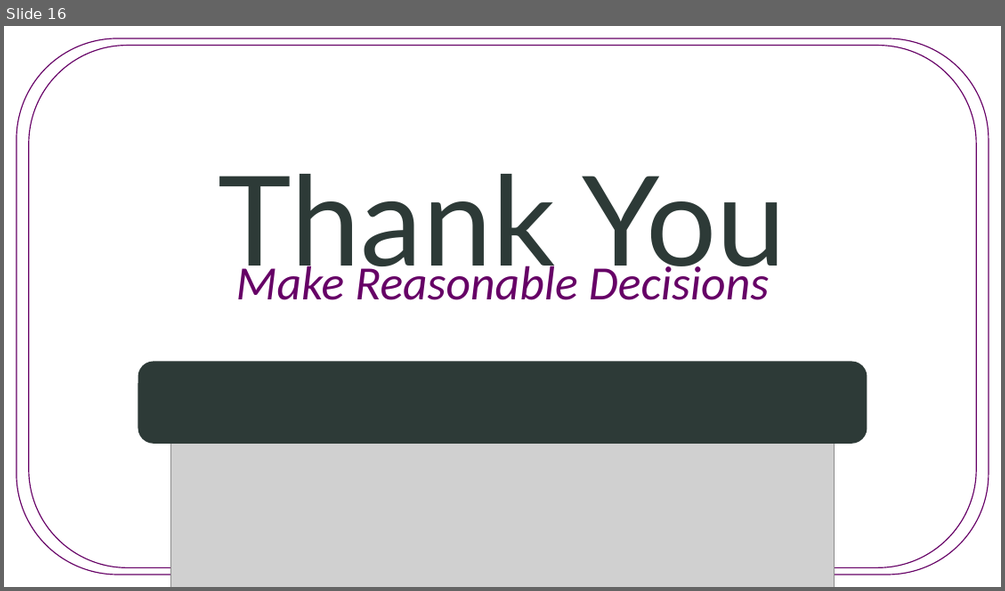
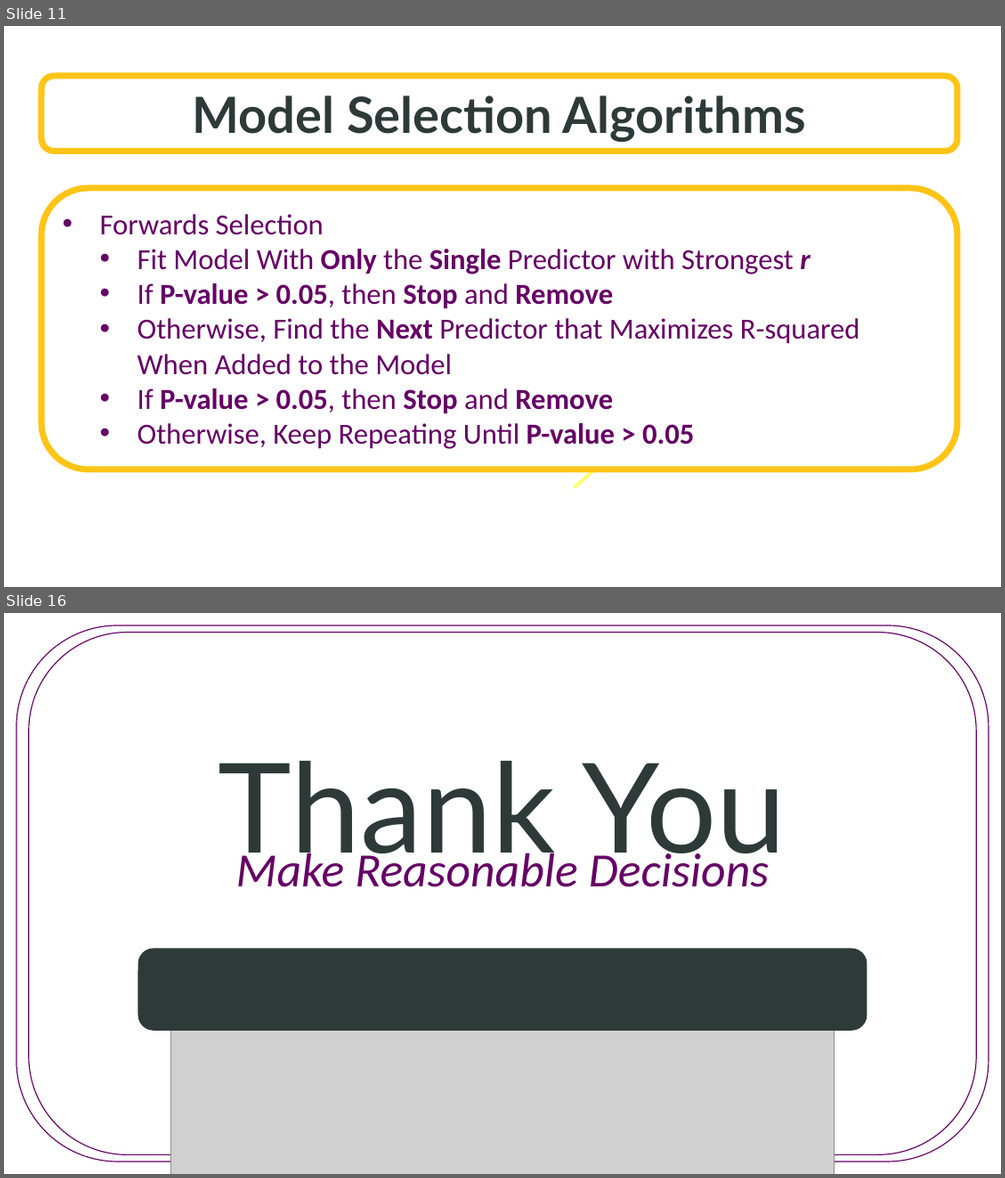
Before and after one commit to SuperMarioGiacomazzo/STOR455_WEBSITE, a slide deck: Lectures/16 - Techniques for Choosing Predictors.pptx. Shown one above the other, each under a label of ours: slide 16 before the commit, slides 11 and 16 after it; the slides between them are not shown. The pictures are 1005x591 and 1005x1178 pixels, drawn with LibreOffice and Linux fonts; fonts in the diff are those of the drawing; grey boxes stand for pictures; background and template pictures are left out. Boxes give left, top, right and bottom in pixels: in the first picture for what was removed or moved away, otherwise in the second. Text is boxed around its words. In the diff, an @@ line names an element or a change of style, - is before the commit and + after.

```diff
--- a/Lectures/16 - Techniques for Choosing Predictors.pptx
+++ b/Lectures/16 - Techniques for Choosing Predictors.pptx
@@ slide 11 added at bbox=[4, 26, 1001, 587], background picture (left out) @@
@@ rounded rectangle added at bbox=[41, 76, 957, 151], fill #FFFFFF at 70% opacity, outline #FFC416 6 pt, 48 pt, text #2D3A37, bold @@
+Model Selection Algorithms
@@ rounded rectangle added at bbox=[41, 188, 957, 469], fill #FFFFFF, outline #FFC416 6 pt, 28 pt, text #660066 @@
+• Forwards Selection
+  • Fit Model With Only the Single Predictor with Strongest r
+  • If P-value > 0.05, then Stop and Remove
+  • Otherwise, Find the Next Predictor that Maximizes R-squared When Added to the Model
+  • If P-value > 0.05, then Stop and Remove
+  • Otherwise, Keep Repeating Until P-value > 0.05
@@ arrow added from (574, 487) to (624, 444), #FFFF66 3 pt @@
```
Also in this commit, not shown: 7 other slides added, 8 slides removed, 10 other files.
